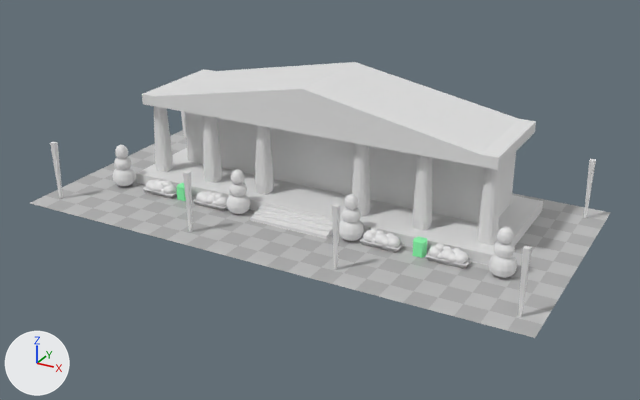
The FBX model Assets/Models/museum.fbx, before and after one commit.
Both versions are drawn from a camera (50 mm lens) standing at (36.3, -65.3, 33.5) and looking at (1.2, -1.5, 1.6). Lighting does not change. The marker at lower left points along +X, +Y and +Z. Where no turn or scale is listed for an object, it has been applied to the vertices.
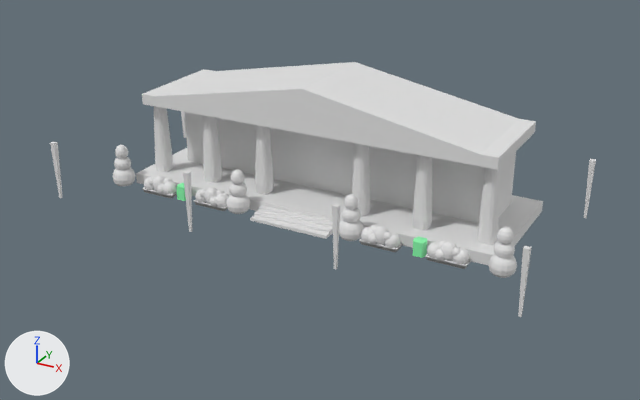
Boxes (x1, y1, x2, y2) around the edits, measured in the pictures (640 x 400 px):
'Plane.009', deleted: before (30, 130, 611, 338)
    faces in mat_material_005 (light grey #c2c2c2): (30, 134, 611, 330)
    faces in mat_material_004 (grey #afafaf): (45, 130, 605, 338)
'Cube.022', reshaped: before (142, 179, 472, 269); after (142, 175, 472, 269)
part 1 of me_cube_041, built on: before (146, 179, 228, 211); after (144, 175, 228, 211)
part 2 of me_cube_041, built on: before (360, 228, 469, 264); after (359, 224, 470, 264)

Edits to the bpy script that builds the scene:
```text
Change me_cube_041:
    used by ob_cube_022; location = (-14.57, -4.28, 0.01)
    remove me_cube_041.from_pydata(...)  # 1456 vertices, 2664 faces; spans x -1.7..30.9, y -0.8..0.7, z 0.0..1.5
    add me_cube_041.from_pydata(...)  # 2856 vertices, 2792 faces; spans x -1.7..30.9, y -0.9..0.9, z 0.0..1.9
    me_cube_041 part 1: 39 vertices moved within x -0.6..7.7, y -0.6..0.6, z 0.3..1.4; 605 vertices removed from x -1.6..7.6, y -0.8..0.7, z 0.0..1.5; 1305 vertices added at x -1.7..7.8, y -0.9..0.9, z 0.0..1.9
    me_cube_041 part 2: 38 vertices moved within x 21.5..29.8, y -0.6..0.6, z 0.3..1.2; 602 vertices removed from x 21.5..30.8, y -0.8..0.7, z 0.0..1.5; 1302 vertices added at x 21.3..30.9, y -0.9..0.9, z 0.0..1.9
    me_cube_041 part 3: the surface is now shaded flat
Remove ob_plane_009:
    ob_plane_009 = bpy.data.objects.new('Plane.009', me_plane_009)
    ob_plane_009.location = (0.0, 0.0, 0.0)
```
